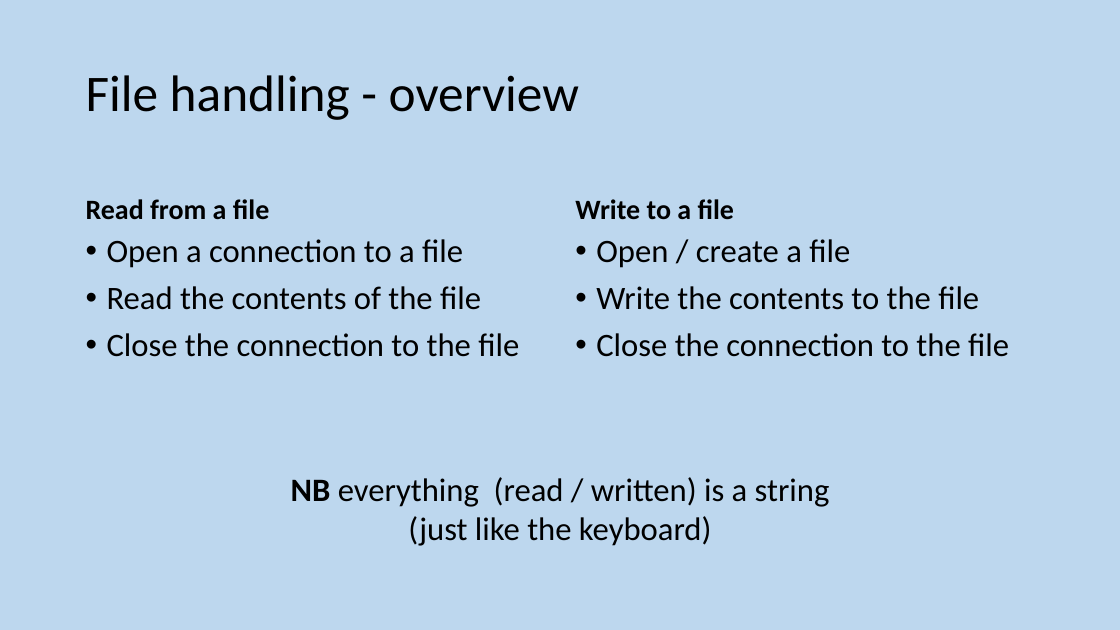
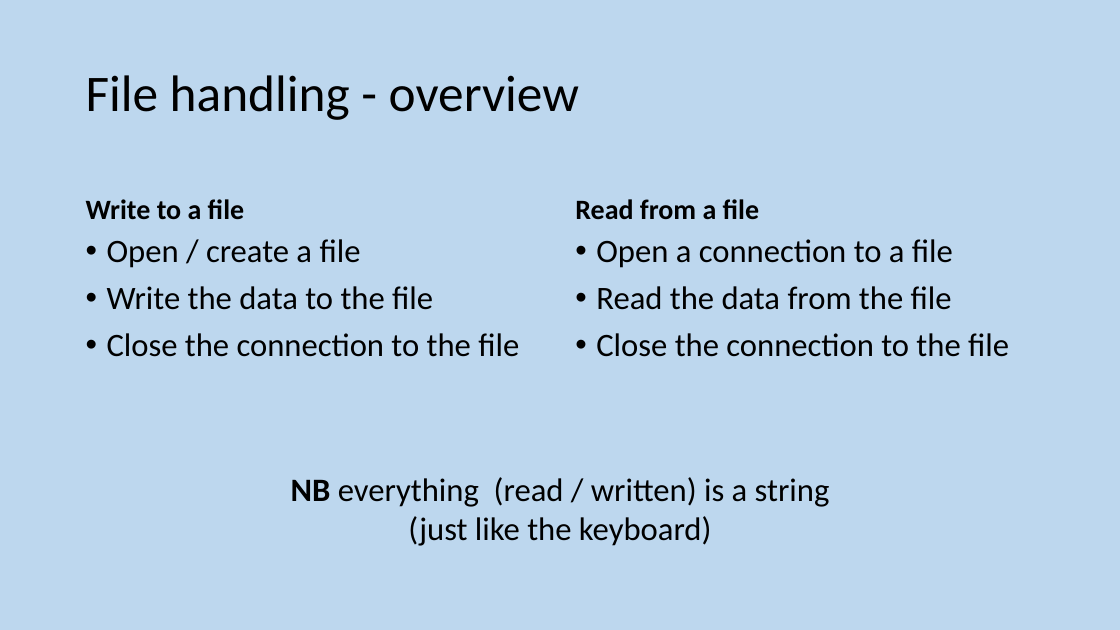
Before and after one commit to MrFriendCS/MrFriendCS.github.io, a slide deck: slide 95 of h-cs/sdd/H CS SDD Slides.pptx. Drawn at 1120x630 pixels with LibreOffice and Linux fonts; fonts in the diff are those of the drawing. Boxes give left, top, right and bottom in pixels: in the first picture for what was removed or moved away, otherwise in the second. Text is boxed around its words. In the diff, an @@ line names an element or a change of style, - is before the commit and + after.

```diff
--- a/h-cs/sdd/H CS SDD Slides.pptx
+++ b/h-cs/sdd/H CS SDD Slides.pptx
@@ text at (86,199,244,220): text changed @@
-Read from a file
+Write to a file
@@ text at (575,199,759,220): text changed @@
-Write to a file
+Read from a file
@@ text at (107,239,433,310): text changed @@
-• Open a connection to a file
-• Read the contents of the file
+• Open / create a file
+• Write the data to the file
@@ text at (596,239,953,310): text changed @@
-• Open / create a file
-• Write the contents to the file
+• Open a connection to a file
+• Read the data from the file
```
Also in this commit, not shown: 1 other slide changed.
